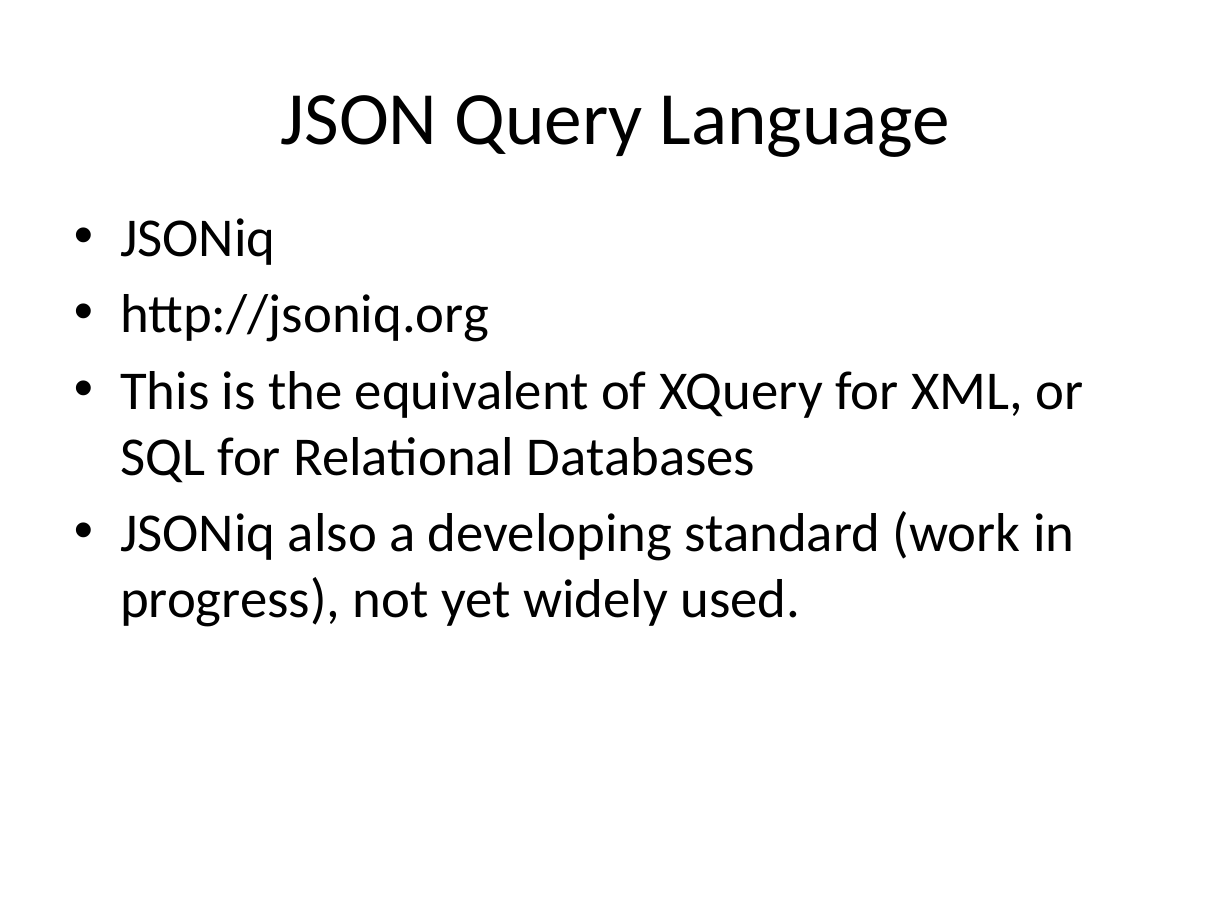
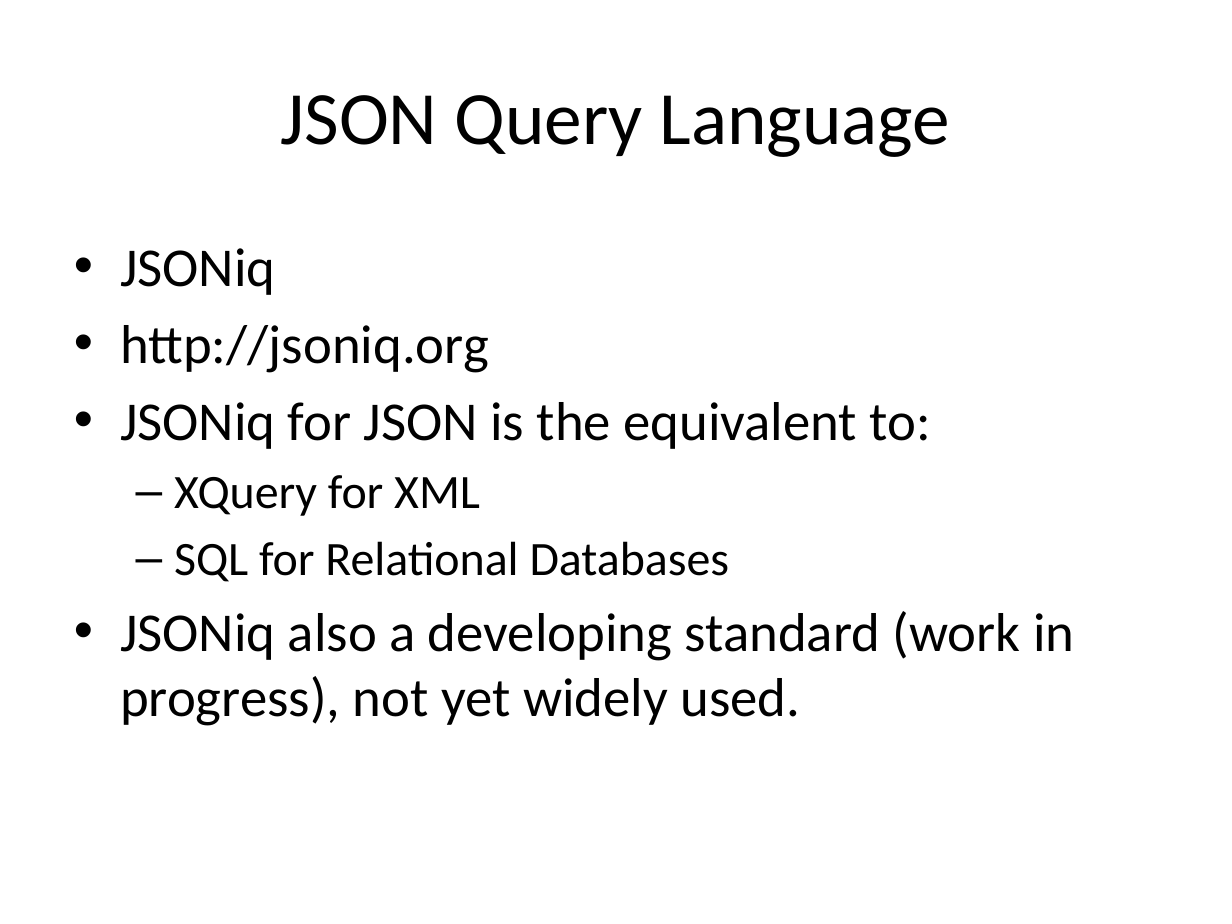
Before and after one commit to UUDeCART/NoSQL, a slide deck: slide 19 of NoSQL.pptx (slide 18 before the commit). Drawn at 1232x924 pixels with LibreOffice and Linux fonts; fonts in the diff are those of the drawing. Boxes give left, top, right and bottom in pixels: in the first picture for what was removed or moved away, otherwise in the second. Text is boxed around its words. In the diff, an @@ line names an element or a change of style, - is before the commit and + after.

```diff
--- a/NoSQL.pptx
+++ b/NoSQL.pptx
@@ text "JSONiq" moved from (x1=120, y1=218, x2=1084, y2=627) to (x1=120, y1=248, x2=1074, y2=726) @@
@@ text at (x1=120, y1=402, x2=931, y2=582): text changed; size 32 to 28 pt @@
-• This is the equivalent of XQuery for XML, or SQL for Relational Databases
+• JSONiq for JSON is the equivalent to:
+  – XQuery for XML
+  – SQL for Relational Databases
```
Also in this commit, not shown: 9 other slides changed, 1 slide added.
